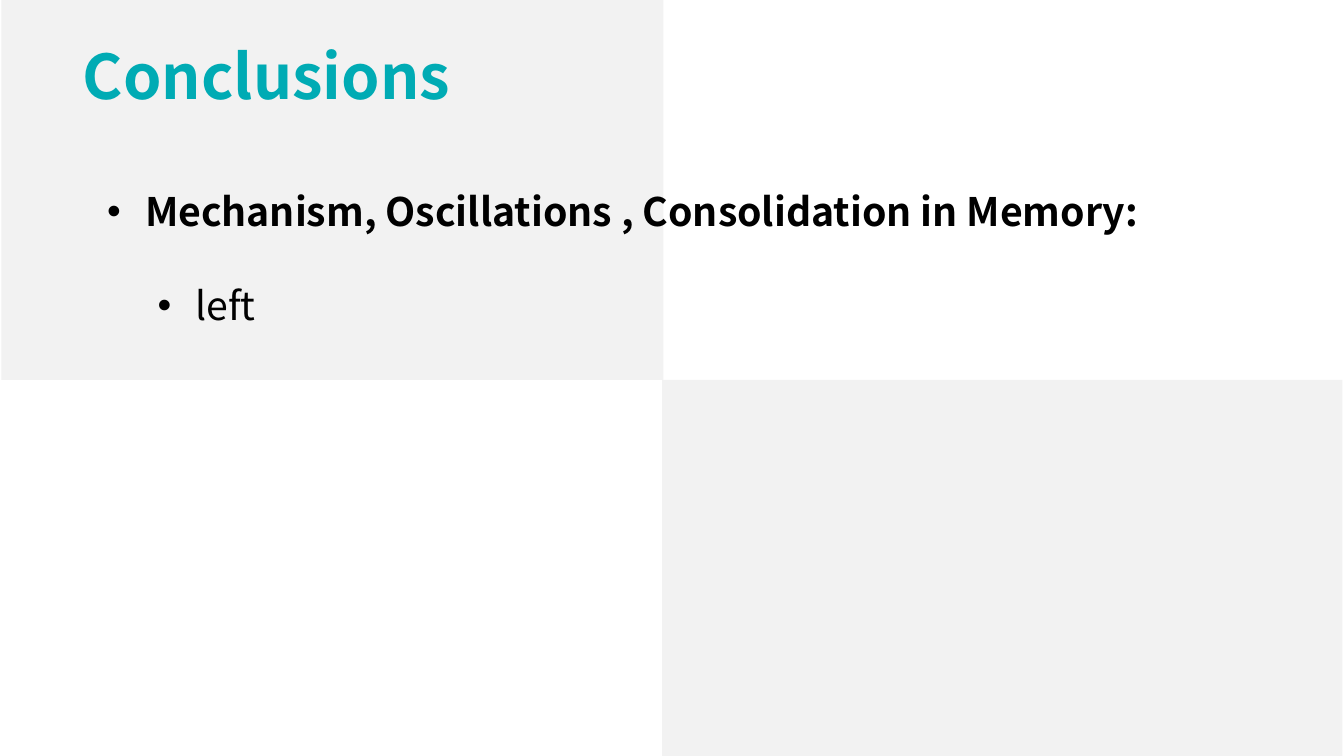
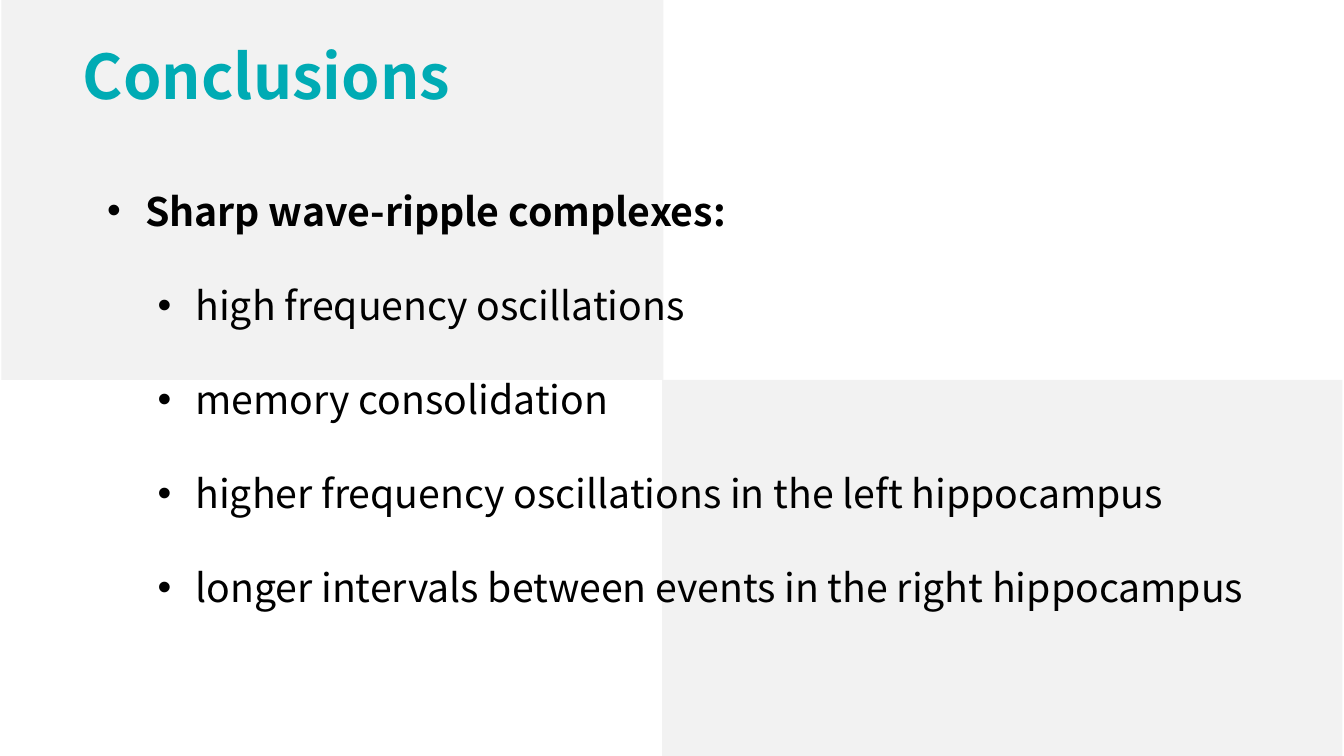
Before and after one commit to lsyoath/sheepy, a slide deck: slide 11 of Event/Lateralization.pptx (slide 8 before the commit). Drawn at 1344x756 pixels with LibreOffice and Linux fonts; fonts in the diff are those of the drawing. Boxes give left, top, right and bottom in pixels: in the first picture for what was removed or moved away, otherwise in the second. Text is boxed around its words. In the diff, an @@ line names an element or a change of style, - is before the commit and + after.

```diff
--- a/Event/Lateralization.pptx
+++ b/Event/Lateralization.pptx
@@ text at box(145, 194, 1243, 612): text changed; bold off @@
-• Mechanism, Oscillations , Consolidation in Memory:
-  • left
+• Sharp wave-ripple complexes:
+  • high frequency oscillations
+  • memory consolidation
+  • higher frequency oscillations in the left hippocampus
+  • longer intervals between events in the right hippocampus
```
Also in this commit, not shown: 3 slides added.
